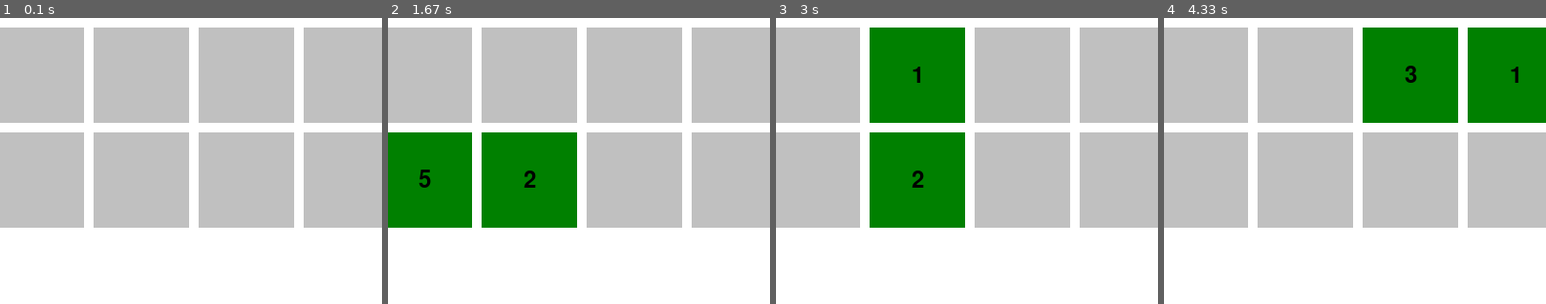
Above: before the commit, frames 1-4 (left to right).
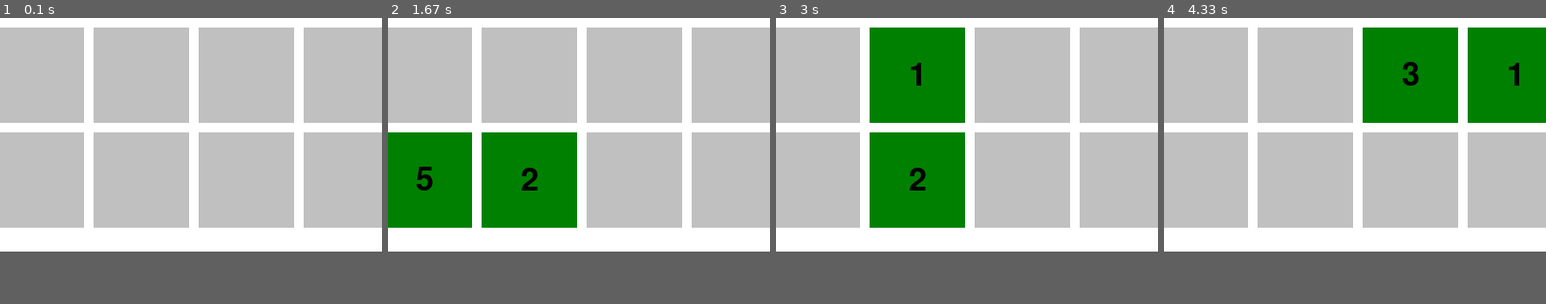
Above: after the commit, the same moments.

Repository: PyMemory/Projeto-Integrador
Game: pygame game, started from cartas.py
The game is run twice, just before and just after one commit, with the same random seed, the same clock (stepped at 60 frames per second) and the same inputs.
Inputs (mouse positions are % of the whole screen's width and height, from its top left):
- Up to frame 1 (0.1 s): no input
- Up to frame 2 (1.67 s): click (35, 20) at 0.38 s; click (18, 21) at 0.72 s
- Up to frame 3 (3 s): click (36, 7) at 2.05 s; click (32, 31) at 2.38 s
- Up to frame 4 (4.33 s): click (53, 17) at 3.72 s; click (60, 17) at 4.05 s
The pictures show only the part of the screen within x 16-66%, y 0-50%; the shares and areas given below are measured in that part.
The window is 800x600 before the commit and 560x245 after it. Grey fills any space a smaller window leaves; there, only what the larger window draws over its background counts as a difference.

The runs differ from the first frame. In frame 1, only the window size differs. In frame 2, 0.4% of the frame differs, in the area x 7-40%, y 52-61%; in frame 3, 0.3%; in frame 4, 0.3%.

Commit message:
Update cartas.py
mudei o tamanho da fonte do numero, e deixei a tabela proporcinal as cartas

Diff:
--- a/cartas.py
+++ b/cartas.py
@@ -10,10 +10,10 @@
 class JogoMemoria:
     def __init__(self):
         pygame.init()
-        self.largura_tela = 800
-        self.altura_tela = 600
-        self.tela = pygame.display.set_mode((self.largura_tela, self.altura_tela))
-        pygame.display.set_caption("Jogo da Memória")
+        self.largura_tela = 560
+        self.altura_tela = 245
+        self.tela = pygame.display.set_mode((self.largura_tela, self.altura_tela), pygame.RESIZABLE)
+        pygame.display.set_caption("P Y M E M O R Y")
         self.clock = pygame.time.Clock()
 
         # Configurações do jogo
@@ -26,6 +26,9 @@
         self.largura_cartao = 100
         self.altura_cartao = 100
         self.espacamento = 10
+
+        # Configurações do texto
+        self.tamanho_fonte = 50
 
         # Inicializa o estado do jogo
         self.grid = self.criar_grade_cartas()
@@ -113,7 +116,7 @@
                 cor = VERDE if carta['revelado'] else CINZA
                 pygame.draw.rect(self.tela, cor, carta['rect'])
                 if carta['revelado']:
-                    fonte = pygame.font.Font(None, 36)
+                    fonte = pygame.font.Font(None, self.tamanho_fonte)
                     texto = fonte.render(carta['numero'], True, PRETO)
                     texto_rect = texto.get_rect(center=carta['rect'].center)
                     self.tela.blit(texto, texto_rect)
